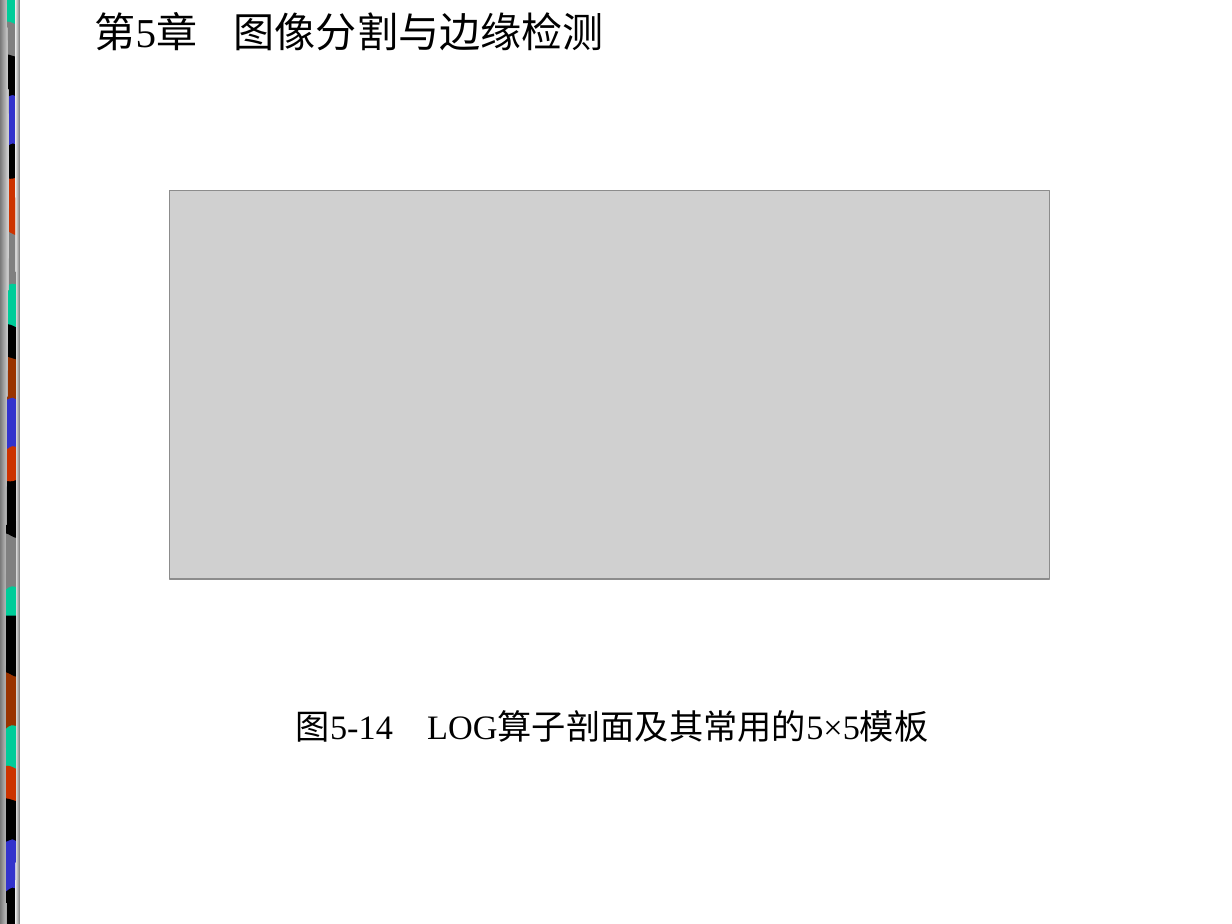
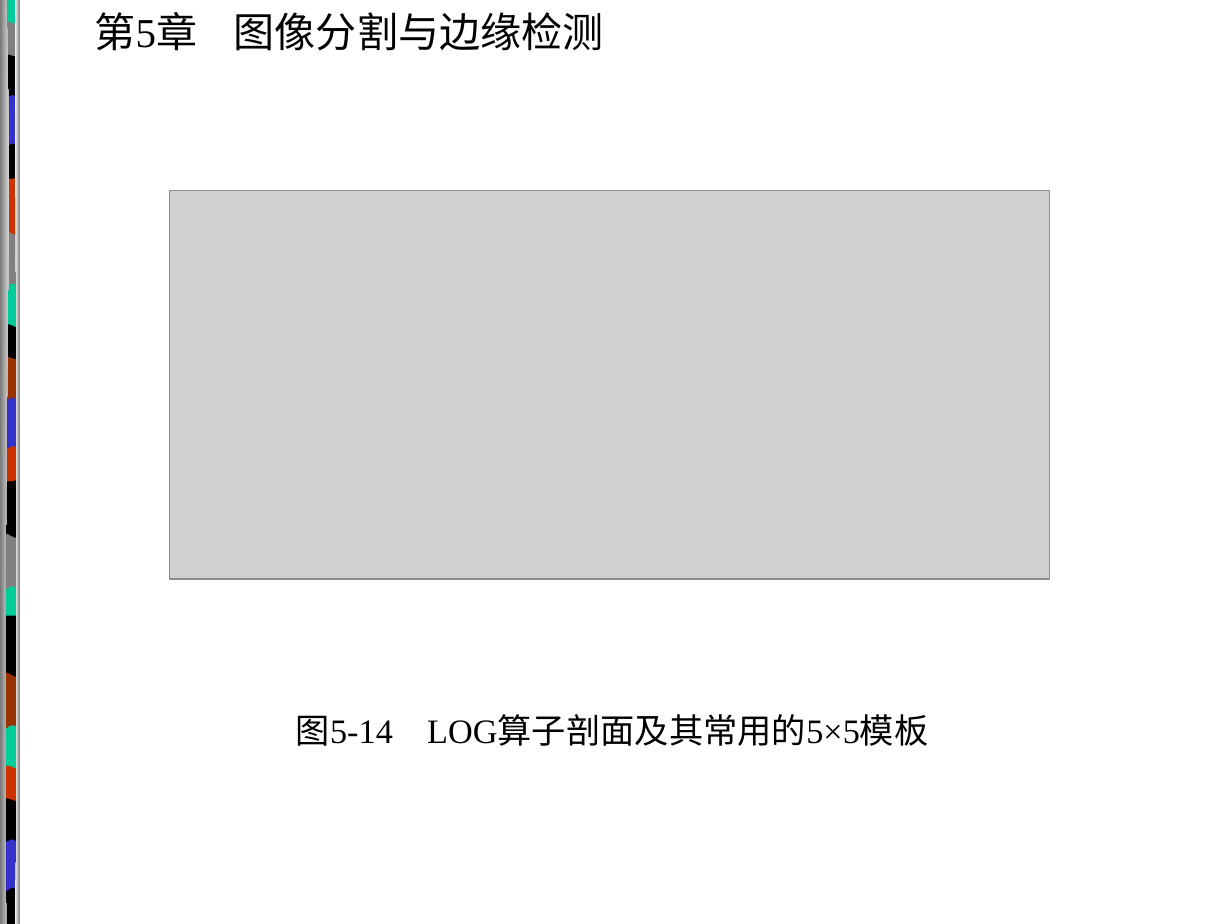
Before and after one commit to RMSnow/DIP-Notes, a slide deck: slide 60 of 课件/第05章.ppt. Drawn at 1232x924 pixels with LibreOffice and Linux fonts; fonts in the diff are those of the drawing; grey boxes stand for pictures; background and template pictures are left out. Boxes give left, top, right and bottom in pixels: in the first picture for what was removed or moved away, otherwise in the second. Text is boxed around its words. In the diff, an @@ line names an element or a change of style, - is before the commit and + after.

```diff
--- a/课件/第05章.ppt
+++ b/课件/第05章.ppt
@@ text "图5-14 LOG算子剖面及其常用的5×5模板" at (x1=296, y1=715, x2=928, y2=746): line spacing 1.1 to 1.2 @@
```
Also in this commit, not shown: 79 other slides changed, 9 other files.
